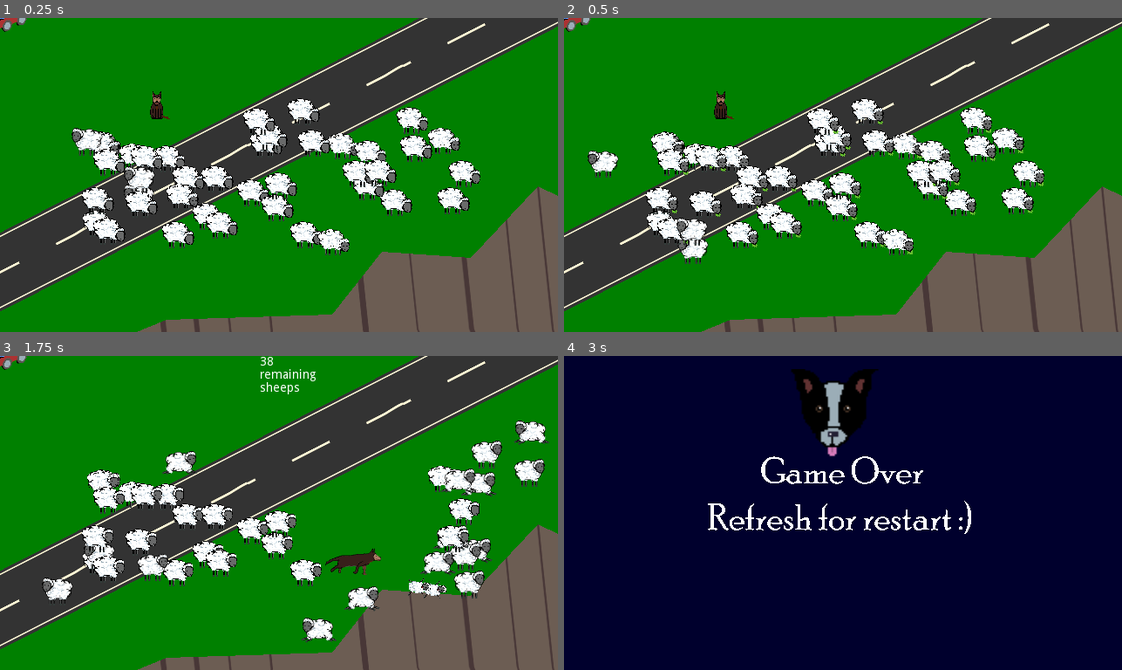
Above: before the commit, frames 1-4 (two rows, left to right).
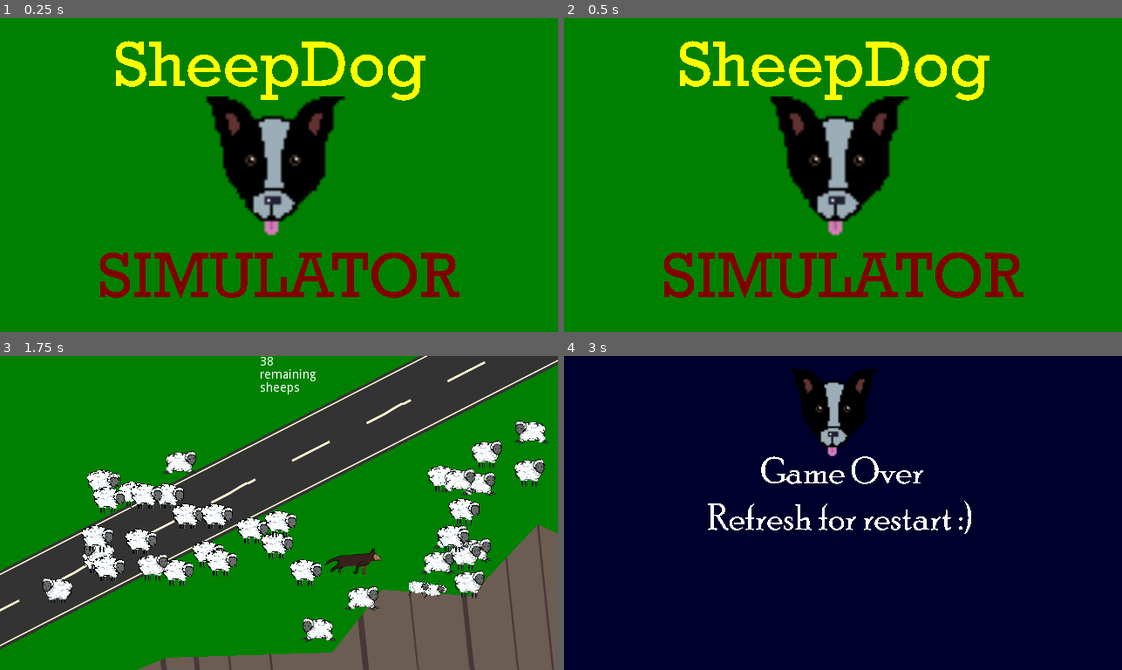
Above: after the commit, the same moments.

Repository: krfou/ludum-dare-51
Game: Godot game, scene res://scenes/Main.tscn
Same seed, same stepped clock (60 frames per second), same inputs: the game is played once before the commit and once after it.
Inputs (mouse positions are in pixels of both pictures, inside the frame that each line leads up to):
- Up to frame 1 (0.25 s): no input
- Up to frame 2 (0.5 s): no input
- Up to frame 3 (1.75 s): tap Enter at 0.5 s; move the mouse to (401, 497) at 0.52 s; hold Right (ui_right) 0.53-1.28 s; click (401, 497) at 0.67 s; move the mouse to (167, 528) at 1.27 s; hold Down (ui_down) from 1.28 s (still down); click (167, 528) at 1.42 s
- Up to frame 4 (3 s): move the mouse to (898, 443) at 2.02 s; release Down (ui_down) at 2.03 s; hold Right (ui_right) 2.03-2.78 s; click (898, 443) at 2.17 s; tap Space at 2.75 s; move the mouse to (815, 575) at 2.77 s; hold Up (ui_up) from 2.78 s (still down); click (815, 575) at 2.92 s

The runs differ from the first frame. In frame 1, 48% of the frame differs, in the area x 0-100%, y 0-100%; in frame 2, 49%; in frame 3, 0.1%; in frame 4, nothing differs.

Commit message:
ecran titre ok, il reste un bug en haut à gauche mais on peut considerer ça comme un easter egg ;)

Diff:
--- a/scenes/Main.gd
+++ b/scenes/Main.gd
@@ -17,10 +17,12 @@
 var screensize
 var playing = false
 var dead_sheeps = 0
+var titlescreen = true
 
 func _ready():
 	randomize()
 	$GameOver.hide()
+	$RedCar.hide()
 	screensize = get_viewport().get_visible_rect().size
 	$Dog.screensize = screensize
 	$RedCar.screensize = screensize
@@ -72,9 +74,18 @@
 func _on_DogLife_dog_death():
 	$GameOver.show()
 
+
 func _process(delta):
 	if sheep_number - dead_sheeps == 0:
+		dog_is_alive = false
+		$GameOver.show()
+	if not dog_is_alive:
 		$GameOver.show()
 
-	if not dog_is_alive:
-		$GameOver.show()
+
+func _input(event):
+	if titlescreen:
+		if event is InputEventKey:
+			$TitleScreen.hide()
+		if event is InputEventMouseButton:
+			$TitleScreen.hide()
--- a/scenes/Main.tscn
+++ b/scenes/Main.tscn
@@ -10,6 +10,7 @@
 [ext_resource path="res://scenes/car.tscn" type="PackedScene" id=8]
 [ext_resource path="res://assets/sheepdogsimulator.mp3" type="AudioStream" id=9]
 [ext_resource path="res://GameOver.tscn" type="PackedScene" id=10]
+[ext_resource path="res://titlescreen.png" type="Texture" id=11]
 
 [node name="Main" type="Node"]
 script = ExtResource( 2 )
@@ -77,3 +78,8 @@
 [node name="GameOver" parent="." instance=ExtResource( 10 )]
 margin_right = 640.0
 margin_bottom = 360.0
+
+[node name="TitleScreen" type="TextureRect" parent="."]
+margin_right = 40.0
+margin_bottom = 40.0
+texture = ExtResource( 11 )
--- a/scenes/Sheep.gd
+++ b/scenes/Sheep.gd
@@ -107,3 +107,6 @@
 	var tween = get_node("Tween")
 	tween.interpolate_property(sprite, "scale", scale, Vector2.ZERO, 2, Tween.TRANS_LINEAR, Tween.EASE_IN_OUT)
 	tween.interpolate_property(sprite, "position", Vector2.ZERO, position, 2, Tween.TRANS_LINEAR, Tween.EASE_IN_OUT)
+
+func _on_Sheep_sheep_death():
+	pass
--- a/scenes/Sheep.tscn
+++ b/scenes/Sheep.tscn
@@ -1,8 +1,7 @@
-[gd_scene load_steps=16 format=2]
+[gd_scene load_steps=19 format=2]
 
 [ext_resource path="res://assets/sheep/leap/version 2/sheep_leap_2.png" type="Texture" id=1]
 [ext_resource path="res://scenes/Sheep.gd" type="Script" id=2]
-[ext_resource path="res://assets/sheep/extra/sheep_dead.png" type="Texture" id=3]
 [ext_resource path="res://assets/sheep/leap/version 2/sheep_leap_1.png" type="Texture" id=4]
 [ext_resource path="res://assets/sheep/eat/sheep_eat_2.png" type="Texture" id=5]
 [ext_resource path="res://assets/sheep/eat/sheep_eat_6.png" type="Texture" id=6]
@@ -13,13 +12,17 @@
 [ext_resource path="res://assets/sheep/eat/sheep_eat_4.png" type="Texture" id=11]
 [ext_resource path="res://assets/sheep/eat/sheep_eat_5.png" type="Texture" id=12]
 [ext_resource path="res://assets/sheep/fall/sheep_fall_.png" type="Texture" id=13]
+[ext_resource path="res://assets/sheep/dead by car/sheep_road_death_4.png" type="Texture" id=14]
+[ext_resource path="res://assets/sheep/dead by car/sheep_road_death_14.png" type="Texture" id=15]
+[ext_resource path="res://assets/sheep/dead by car/sheep_road_death_3.png" type="Texture" id=16]
+[ext_resource path="res://assets/sheep/dead by car/sheep_road_death_1.png" type="Texture" id=19]
 
 [sub_resource type="SpriteFrames" id=1]
 animations = [ {
-"frames": [ ExtResource( 3 ) ],
-"loop": true,
+"frames": [ ExtResource( 14 ), ExtResource( 16 ), ExtResource( 19 ), ExtResource( 15 ) ],
+"loop": false,
 "name": "dead",
-"speed": 5.0
+"speed": 1.0
 }, {
 "frames": [ ExtResource( 9 ), ExtResource( 5 ), ExtResource( 10 ), ExtResource( 11 ), ExtResource( 12 ), ExtResource( 6 ), ExtResource( 7 ), ExtResource( 8 ) ],
 "loop": true,
--- a/scenes/car.gd
+++ b/scenes/car.gd
@@ -15,6 +15,7 @@
 var is_arrived_to_top_right := true
 
 func lets_go():
+	self.show()
 	#if not is_arrived_to_bottom_left and is_arrived_to_top_right:
 	# Go from top_right to bottom_left
 	tween.interpolate_property(self, "position", start_go_position.position, arrived_go_position.position, 3, Tween.TRANS_LINEAR, Tween.EASE_IN_OUT)
Binary file added: assets/sheep/dead by car/sheep_faadzdazdzadzadzadzadzall_.ase
Binary file added: assets/sheep/dead by car/sheep_road_death_1.png
Not shown, added: assets/sheep/dead by car/sheep_road_death_1.png.import
Binary file added: assets/sheep/dead by car/sheep_road_death_10.png
Not shown, added: assets/sheep/dead by car/sheep_road_death_10.png.import
Binary file added: assets/sheep/dead by car/sheep_road_death_11.png
Not shown, added: assets/sheep/dead by car/sheep_road_death_11.png.import
Binary file added: assets/sheep/dead by car/sheep_road_death_12.png
Not shown, added: assets/sheep/dead by car/sheep_road_death_12.png.import
Binary file added: assets/sheep/dead by car/sheep_road_death_13.png
Not shown, added: assets/sheep/dead by car/sheep_road_death_13.png.import
Binary file added: assets/sheep/dead by car/sheep_road_death_14.png
(and 20 more such lines)
